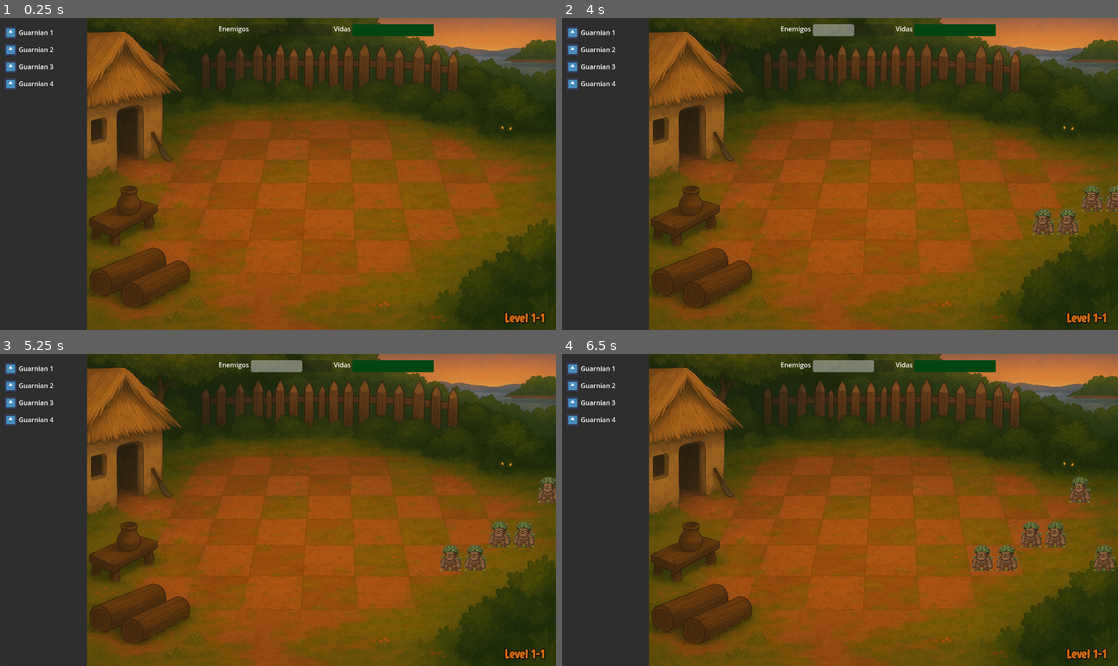
Above: before the commit, frames 1-4 (two rows, left to right).
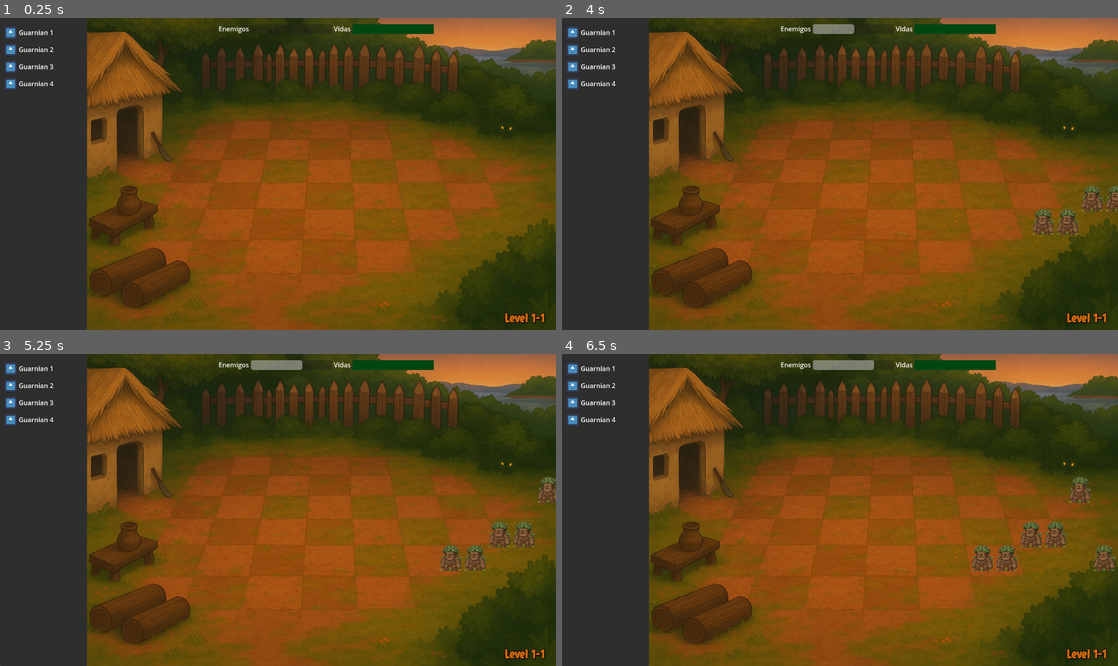
Above: after the commit, the same moments.

Repository: mulatorarg/tp1-ic2025-2d
Game: Godot game, scene res://scenes/main.tscn
Same seed, same stepped clock (60 frames per second), same inputs: the game is played once before the commit and once after it. The engine's default icon, where the game draws it, is replaced by a stand-in: a white triangle on a blue panel in a dark square.
Inputs:
- Up to frame 1 (0.25 s): no input
- Up to frame 2 (4 s): tap Enter at 0.5 s; tap Space at 1.25 s
- Up to frame 3 (5.25 s): no input
- Up to frame 4 (6.5 s): no input

The runs differ from the first frame. In frame 1, 0.1% of the frame differs, in the area x 63-79%, y 5-7%; in frame 2, 0.2%; in frame 3, 0.2%; in frame 4, 0.2%, in the area x 45-79%, y 4-7%.

Commit message:
Primer vistaso para Guardianes del Chaco tipo Plant vs Zombies

Diff:
--- a/godot/components/guardianes/kala.gd
+++ /dev/null
@@ -1,8 +0,0 @@
-extends Area2D
-
-@export var health := 200
-
-func take_damage(amount):
-	health -= amount
-	if health <= 0:
-		queue_free()
--- a/godot/components/guardianes/kala.tscn
+++ b/godot/components/guardianes/kala.tscn
@@ -1,11 +1,20 @@
-[gd_scene load_steps=3 format=3 uid="uid://befebk5wsccro"]
+[gd_scene load_steps=3 format=3 uid="uid://b5fkqbb7txbce"]
 
-[ext_resource type="Script" uid="uid://b00bth4myvc1f" path="res://components/guardianes/kala.gd" id="1_fnfba"]
+[sub_resource type="GDScript" id="GDScript_8uteq"]
+script/source = "extends Area2D
+
+@export var health := 200
+
+func take_damage(amount):
+	health -= amount
+	if health <= 0:
+		queue_free()
+"
 
 [sub_resource type="RectangleShape2D" id="RectangleShape2D_qxg6s"]
 
 [node name="Kala" type="Area2D"]
-script = ExtResource("1_fnfba")
+script = SubResource("GDScript_8uteq")
 
 [node name="Sprite2D" type="Sprite2D" parent="."]
 
--- a/godot/project.godot
+++ b/godot/project.godot
@@ -40,5 +40,4 @@
 
 [rendering]
 
-renderer/rendering_method="gl_compatibility"
-renderer/rendering_method.mobile="gl_compatibility"
+renderer/rendering_method="mobile"
--- a/godot/scenes/main.tscn
+++ b/godot/scenes/main.tscn
@@ -23,7 +23,7 @@
 [node name="Hud" parent="." instance=ExtResource("2_jyhfs")]
 
 [node name="HBoxContainer" type="HBoxContainer" parent="Hud"]
-custom_minimum_size = Vector2(0, 30)
+custom_minimum_size = Vector2(0, 24)
 offset_left = 537.0
 offset_top = 15.0
 offset_right = 1066.0
Not shown, removed: godot/components/guardianes/kala.gd.uid
